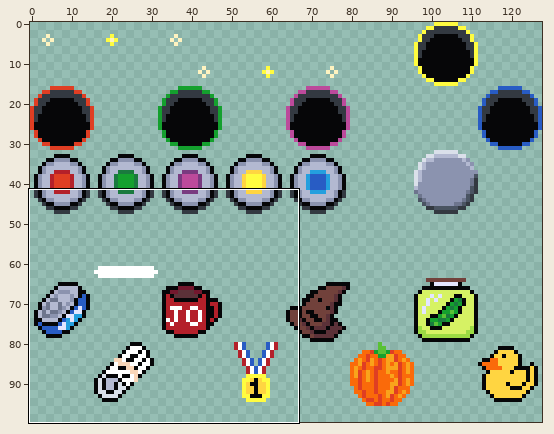
Edited in one commit: pixel-art file (Assets/Sprites/Raw/RollingRocks.ase). Above: a wide view before the commit, with the close-up outlined.
Close-up. Before the edit:
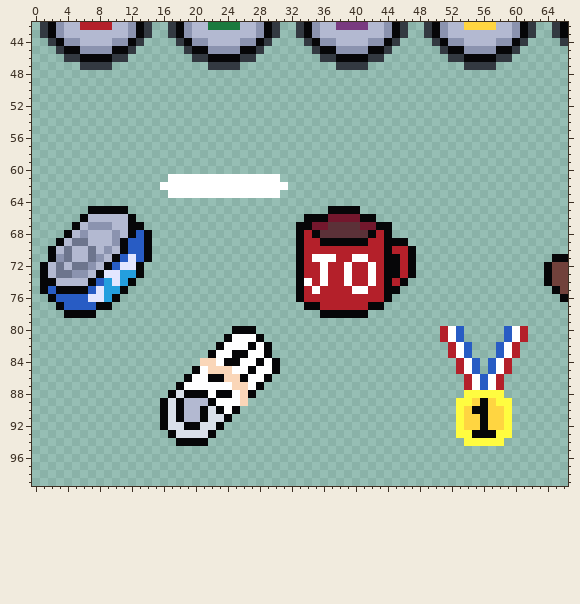
128x128 pixels, 1 frame. Shown: x 0..66, y 42..99. The wide view leaves out empty margins. The commit also changed other parts of the picture, which this record leaves out.
New version:
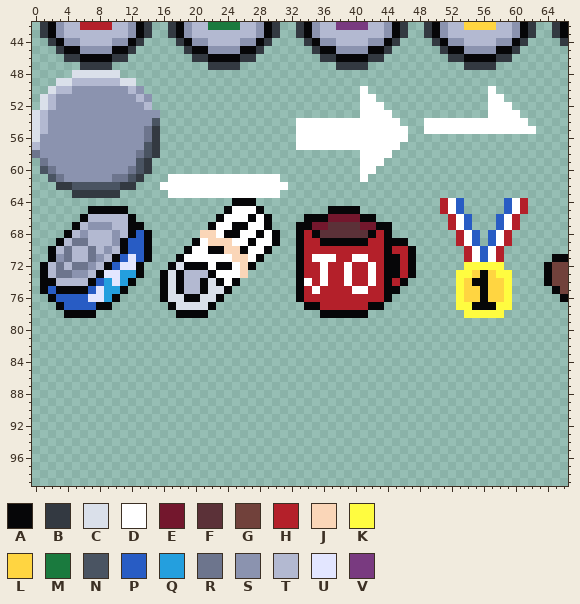
Palette (. is transparent): A #060608  B #333941  C #dae0ea  D #ffffff  E #73172d  F #5b3138  G #71413b  H #b4202a  J #fad6b8  K #fffc40  L #ffd541  M #1a7a3e  N #4a5462  P #285cc4  Q #249fde  R #6d758d  S #8b93af  T #b3b9d1  U #e3e6ff  V #793a80
From old to new:
y 48: x 5..10 ...... -> CCCCCC
y 49: x 3..12 .......... -> CCTTTTTTCC
y 50: x 2..13 ............ -> CTTSSSSSSSTS; x 41 . -> D; x 57 . -> D
y 51: x 1..14 .............. -> CTSSSSSSSSSSTS; x 41..42 .. -> DD; x 57..58 .. -> DD
y 52: x 1..14 .............. -> CTSSSSSSSSSSST; x 41..43 ... -> DDD; x 57..59 ... -> DDD
y 53: x 0..15 ................ -> CTSSSSSSSSSSSSSS; x 41..44 .... -> DDDD; x 57..60 .... -> DDDD
y 54: x 0..15 ................ -> CTSSSSSSSSSSSSSN; x 33..45 ............. -> DDDDDDDDDDDDD; x 49..61 ............. -> DDDDDDDDDDDDD
y 55: x 0..15 ................ -> CTSSSSSSSSSSSSRB; x 33..46 .............. -> DDDDDDDDDDDDDD; x 49..62 .............. -> DDDDDDDDDDDDDD
y 56: x 0..15 ................ -> CSSSSSSSSSSSSSRB; x 33..46 .............. -> DDDDDDDDDDDDDD
y 57: x 0..15 ................ -> TSSSSSSSSSSSSSNB; x 33..45 ............. -> DDDDDDDDDDDDD
y 58: x 0..15 ................ -> RSSSSSSSSSSSSRNB; x 41..44 .... -> DDDD
y 59: x 1..14 .............. -> RSSSSSSSSSSSNB; x 41..43 ... -> DDD
y 60: x 1..14 .............. -> NRSSSSSSSSSRNB; x 41..42 .. -> DD
y 61: x 2..13 ............ -> NRSSSSSSRRNB; x 41 . -> D
y 62: x 3..12 .......... -> BBNNNNNNBB
y 63: x 5..10 ...... -> BBBBBB
y 64: x 25..27 ... -> AAA; x 51..53 ... -> HDP; x 59..61 ... -> PDH
y 65: x 24..28 ..... -> ADDDA; x 51..53 ... -> HDP; x 59..61 ... -> PDH
y 66: x 23..29 ....... -> ADDDADA; x 52..54 ... -> HDP; x 58..60 ... -> PDH
y 67: x 22..29 ........ -> ADDAADDA; x 52..54 ... -> HDP; x 58..60 ... -> PDH
y 68: x 21..30 .......... -> JJDAADDADA; x 53..55 ... -> HDP; x 57..59 ... -> PDH
y 69: x 20..30 ........... -> ADJJJDDADDA; x 53..55 ... -> HDP; x 57..59 ... -> PDH
y 70: x 19..29 ........... -> ADDAAJJADDA; x 54..58 ..... -> HDPDH
y 71: x 18..28 ........... -> ADDDDDDJJDA; x 54..58 ..... -> HDPDH
y 72: x 17..27 ........... -> ACAAADAADJA; x 54..58 ..... -> KKKKK
y 73: x 16..26 ........... -> ACATTTADDDJ; x 53..59 ....... -> KKLALKK
y 74: x 16..25 .......... -> ACATTACADA; x 53..59 ....... -> KLAALLK
y 75: x 16..24 ......... -> ACATTACCA; x 53..59 ....... -> KLLALLK
y 76: x 16..23 ........ -> ACCAACCA; x 53..59 ....... -> KLLALLK
y 77: x 17..22 ...... -> ACCCCA; x 53..59 ....... -> KKAAAKK
y 78: x 18..21 .... -> AAAA; x 54..58 ..... -> KKKKK
y 80: x 25..27 AAA -> ...; x 51..53 HDP -> ...; x 59..61 PDH -> ...
y 81: x 24..28 ADDDA -> .....; x 51..53 HDP -> ...; x 59..61 PDH -> ...
y 82: x 23..29 ADDDADA -> .......; x 52..54 HDP -> ...; x 58..60 PDH -> ...
y 83: x 22..29 ADDAADDA -> ........; x 52..54 HDP -> ...; x 58..60 PDH -> ...
y 84: x 21..30 JJDAADDADA -> ..........; x 53..55 HDP -> ...; x 57..59 PDH -> ...
y 85: x 20..30 ADJJJDDADDA -> ...........; x 53..55 HDP -> ...; x 57..59 PDH -> ...
y 86: x 19..29 ADDAAJJADDA -> ...........; x 54..58 HDPDH -> .....
y 87: x 18..28 ADDDDDDJJDA -> ...........; x 54..58 HDPDH -> .....
y 88: x 17..27 ACAAADAADJA -> ...........; x 54..58 KKKKK -> .....
y 89: x 16..26 ACATTTADDDJ -> ...........; x 53..59 KKLALKK -> .......
y 90: x 16..25 ACATTACADA -> ..........; x 53..59 KLAALLK -> .......
y 91: x 16..24 ACATTACCA -> .........; x 53..59 KLLALLK -> .......
y 92: x 16..23 ACCAACCA -> ........; x 53..59 KLLALLK -> .......
y 93: x 17..22 ACCCCA -> ......; x 53..59 KKAAAKK -> .......
y 94: x 18..21 AAAA -> ....; x 54..58 KKKKK -> .....
Changed places in both close-ups, as pixel boxes (x1, y1, x2, y2):
added: (32, 70, 160, 198)
added: (296, 86, 536, 182)
changed: (160, 198, 280, 446)
changed: (440, 198, 528, 446)
